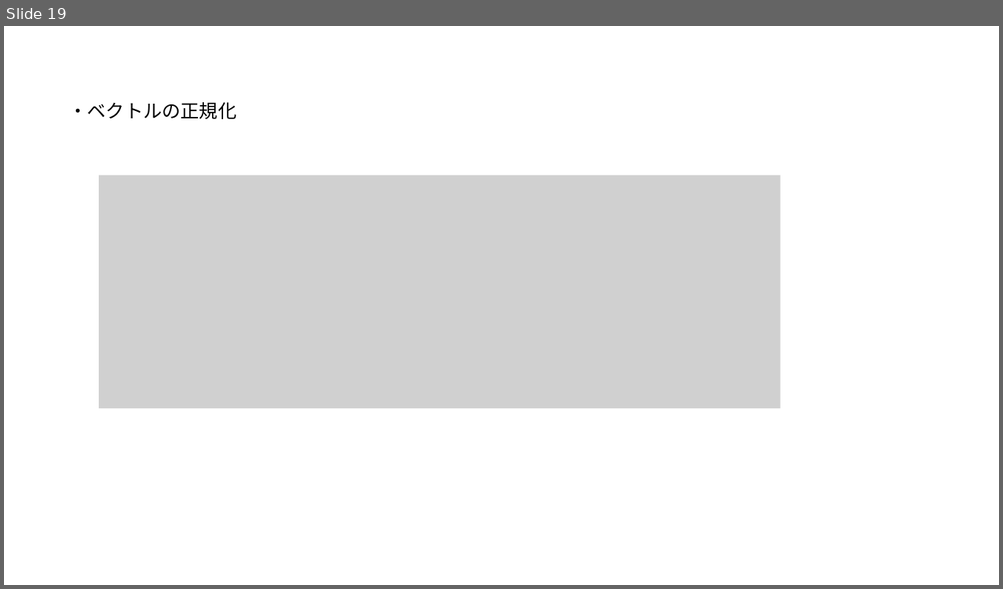
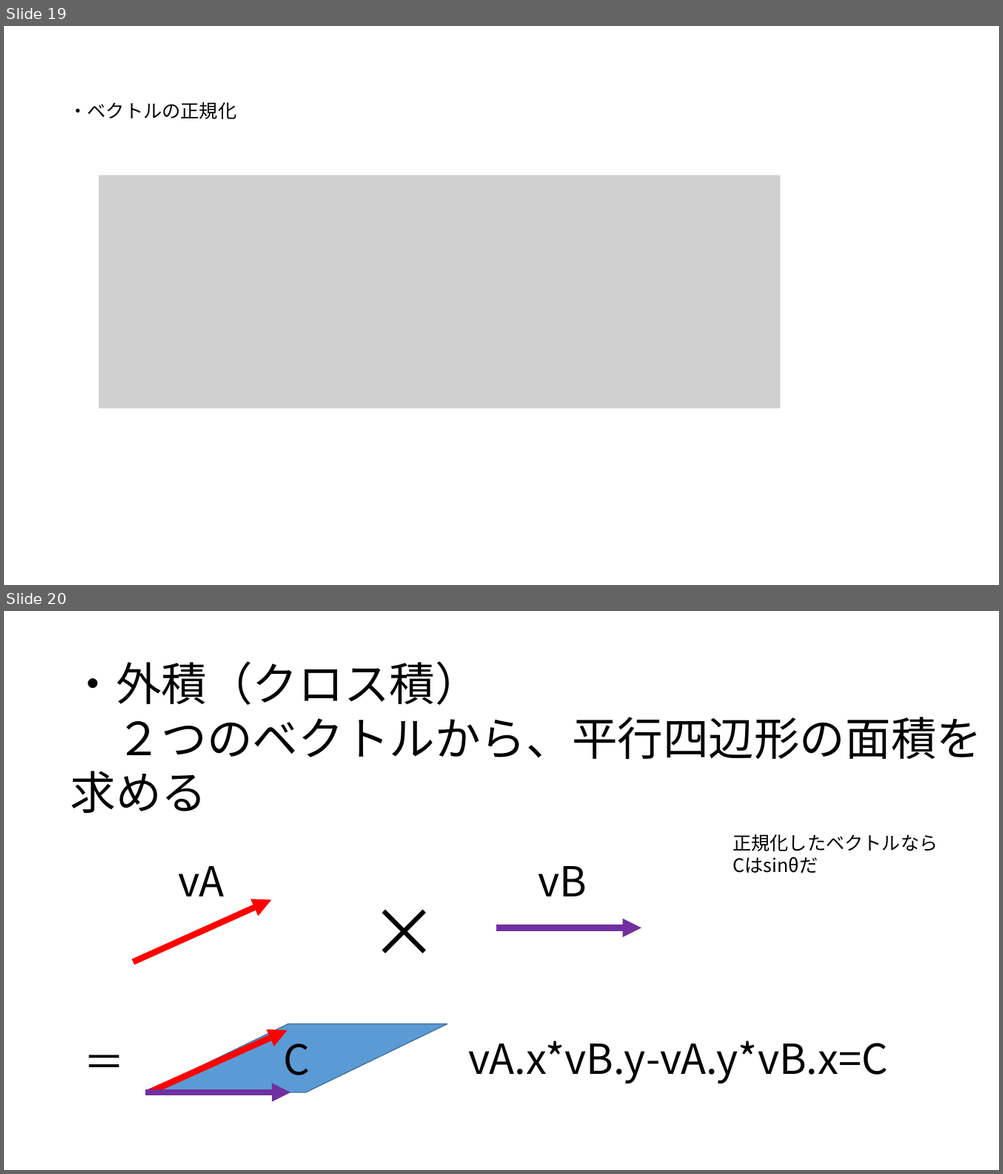
Before and after one commit to UMA729/MySchoolDatas, a slide deck: ゲ数Ⅱ/ゲーム数学.pptx. Shown one above the other, each under a label of ours: slide 19 before the commit, slides 19 and 20 after it. The pictures are 1003x589 and 1003x1174 pixels, drawn with LibreOffice and Linux fonts; fonts in the diff are those of the drawing; grey boxes stand for pictures. Boxes give left, top, right and bottom in pixels: in the first picture for what was removed or moved away, otherwise in the second. Text is boxed around its words. In the diff, an @@ line names an element or a change of style, - is before the commit and + after.

```diff
--- a/ゲ数Ⅱ/ゲーム数学.pptx
+++ b/ゲ数Ⅱ/ゲーム数学.pptx
@@ slide 20 added at (4,611,999,1170), background #FFFFFF @@
@@ text added at (71,661,982,813), 44 pt, text #000000 @@
+・外積（クロス積）
+２つのベクトルから、平行四辺形の面積を
+求める
@@ text added at (732,834,937,873), 18 pt, text #000000 @@
+正規化したベクトルなら
+Cはsinθだ
@@ text added at (178,866,224,897), 40 pt, text #000000 @@
+vA
@@ text added at (538,866,587,897), 40 pt, text #000000 @@
+vB
@@ text added at (363,886,447,977), 66 pt, text #000000 @@
+×
@@ arrow added from (133, 963) to (271, 900), #FF0000 6 pt @@
@@ arrow added from (496, 928) to (641, 928), #7030A0 6 pt @@
@@ parallelogram added at (147,1025,447,1093), fill #5B9BD5, outline #43739E 1 pt, 40 pt, text #000000 @@
+C
@@ arrow added from (149, 1093) to (287, 1031), #FF0000 6 pt @@
@@ text added at (77,1033,133,1090), 40 pt, text #000000 @@
+＝
@@ text added at (468,1041,888,1084), 40 pt, text #000000 @@
+vA.x*vB.y-vA.y*vB.x=C
@@ arrow added from (146, 1093) to (290, 1093), #7030A0 6 pt @@
```
Also in this commit, not shown: 17 other slides added, 23 other files.
